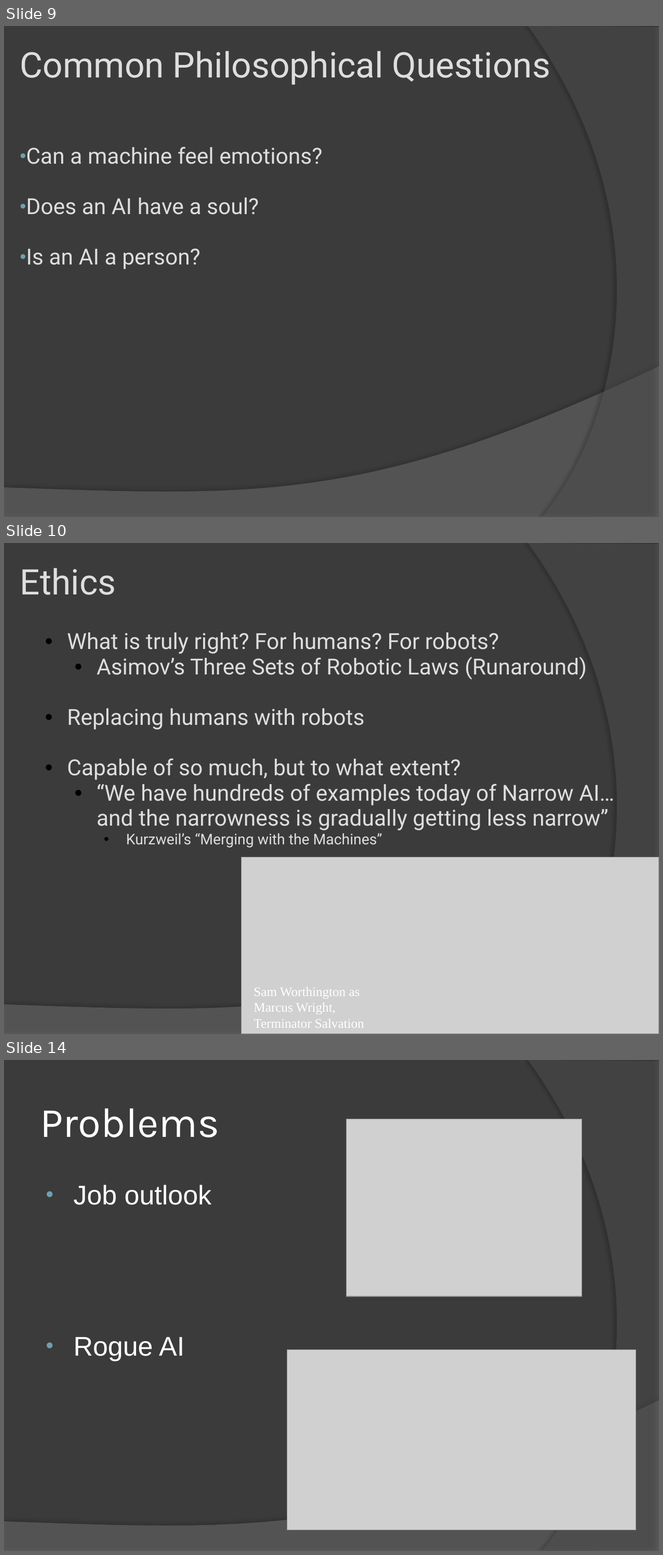
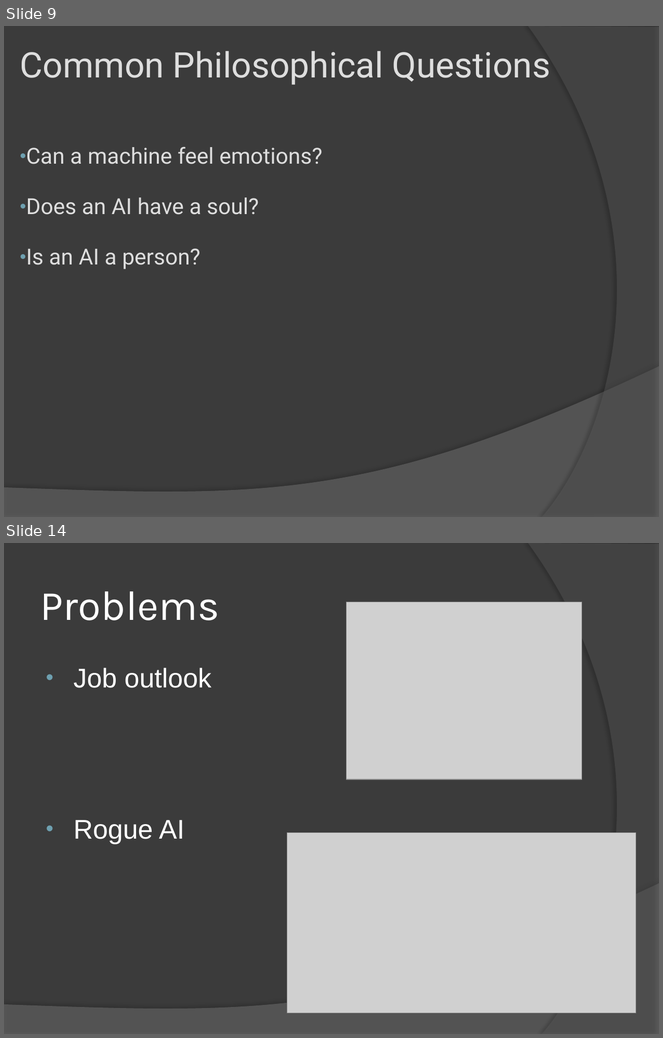
Before and after one commit to abhishekori/team-sexy-awesome-repository-of-awesomeness-----sexy, a slide deck: artififical intelligence.pptx. Shown one above the other, each under a label of ours: slides 9, 10 and 14 before the commit, slides 9 and 14 after it; the slides between them are not shown. The pictures are 663x1555 and 663x1038 pixels, drawn with LibreOffice and Linux fonts; fonts in the diff are those of the drawing; grey boxes stand for pictures. Boxes give left, top, right and bottom in pixels: in the first picture for what was removed or moved away, otherwise in the second. Text is boxed around its words. In the diff, an @@ line names an element or a change of style, - is before the commit and + after.

```diff
--- a/artififical intelligence.pptx
+++ b/artififical intelligence.pptx
@@ slide 10 removed at [4, 543, 659, 1034], background #3B3B3B; not listed: 2 template elements that a slide beside it also shows @@
@@ title removed at [20, 568, 116, 595] @@
-Ethics
@@ text removed at [67, 632, 614, 848] @@
-  • What is truly right? For humans? For robots?
-    • Asimov’s Three Sets of Robotic Laws (Runaround)
-  • Replacing humans with robots
-  • Capable of so much, but to what extent?
-    • “We have hundreds of examples today of Narrow AI… and the narrowness is gradually getting less narrow”
-      • Kurzweil’s “Merging with the Machines”
@@ picture removed at [242, 857, 659, 1034] @@
@@ text removed at [254, 988, 364, 1028] @@
-Sam Worthington as Marcus Wright,
-Terminator Salvation
```
Also in this commit, not shown: 5 slides changed, 3 slides added, 3 other slides removed.
